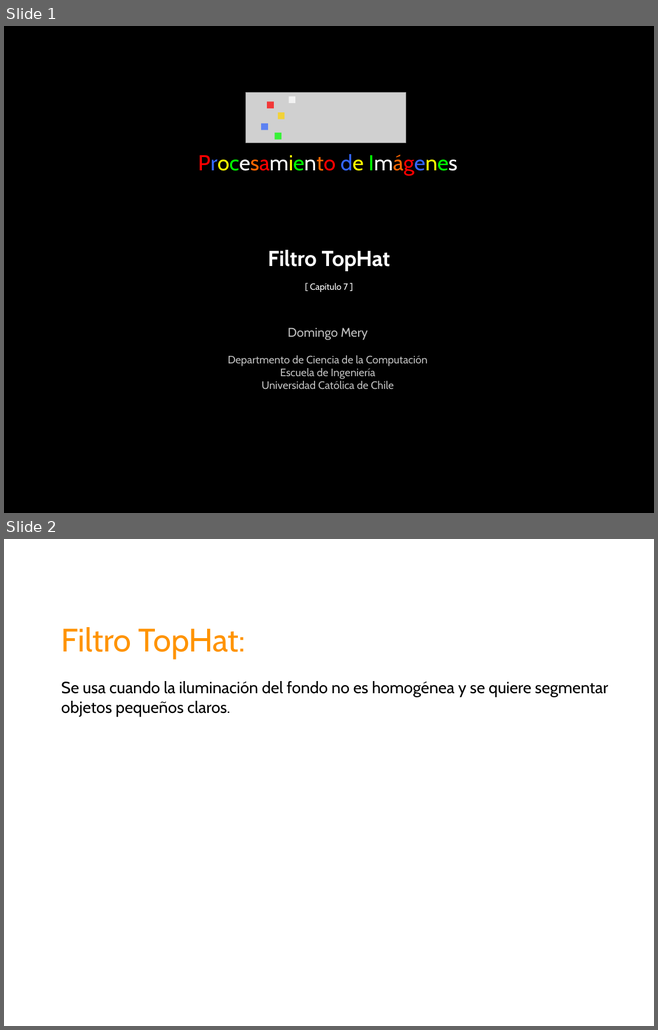
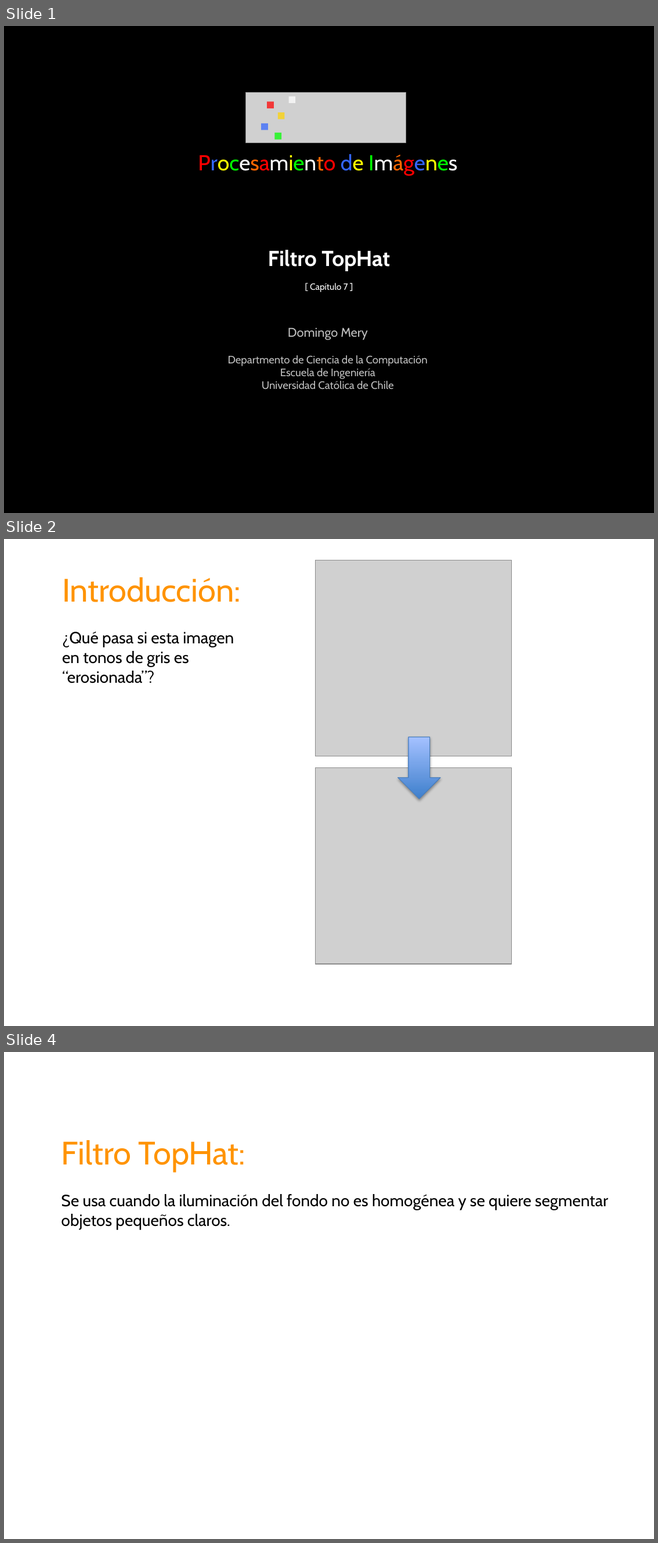
Before and after one commit to domingomery/imagenes, a slide deck: clases/Cap07_Morphologia/presentations/IMG07_TopHat.pptx. Shown one above the other, each under a label of ours: slides 1 and 2 before the commit, slides 1, 2 and 4 after it; the slides between them are not shown. The pictures are 658x1030 and 658x1543 pixels, drawn with LibreOffice and Linux fonts; fonts in the diff are those of the drawing; grey boxes stand for pictures. Boxes give left, top, right and bottom in pixels: in the first picture for what was removed or moved away, otherwise in the second. Text is boxed around its words. In the diff, an @@ line names an element or a change of style, - is before the commit and + after.

```diff
--- a/clases/Cap07_Morphologia/presentations/IMG07_TopHat.pptx
+++ b/clases/Cap07_Morphologia/presentations/IMG07_TopHat.pptx
@@ slide 2 added at bbox=[4, 539, 654, 1026], background #FFFFFF @@
@@ picture added at bbox=[315, 560, 511, 756] @@
@@ text added at bbox=[62, 577, 241, 683], 18 pt, text #000000 @@
+Introducción:
+¿Qué pasa si esta imagen
+en tonos de gris es
+“erosionada”?
@@ down arrow added at bbox=[398, 737, 440, 799], fill gradient #3F80CE to #A4C4FF, outline #4B7EBC 0.75 pt @@
@@ picture added at bbox=[315, 768, 511, 965] @@
@@ what was slide 2 is now slide 4 @@
```
Also in this commit, not shown: 1 other slide added.
